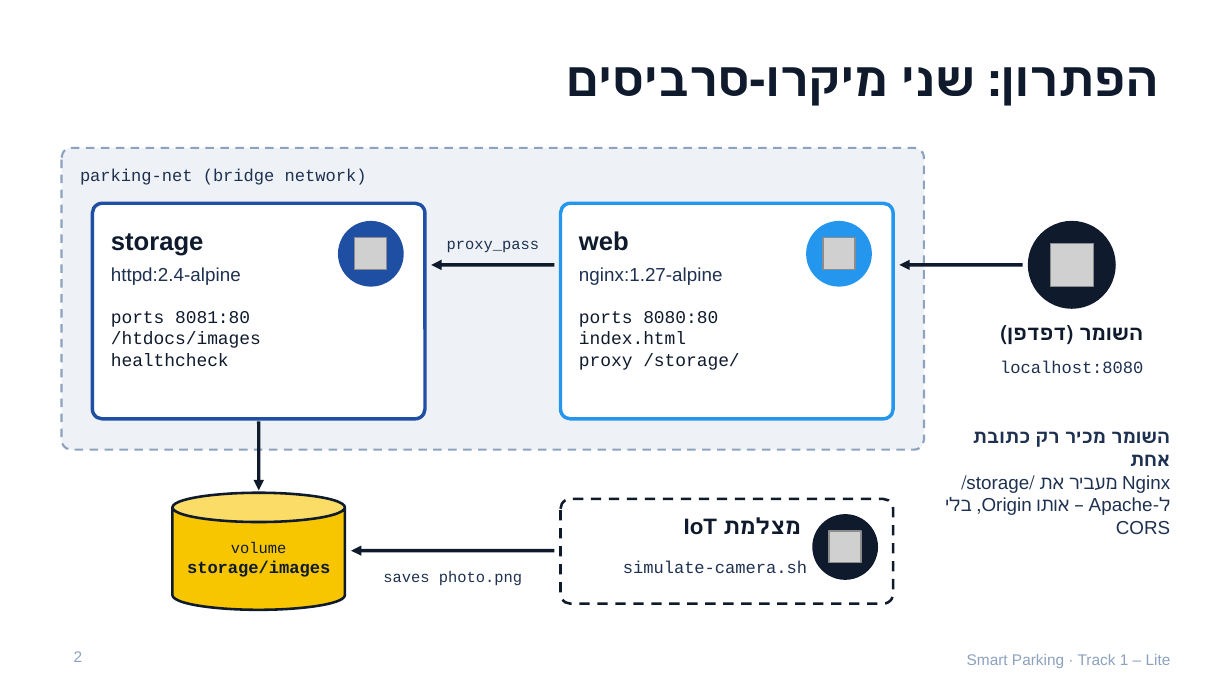
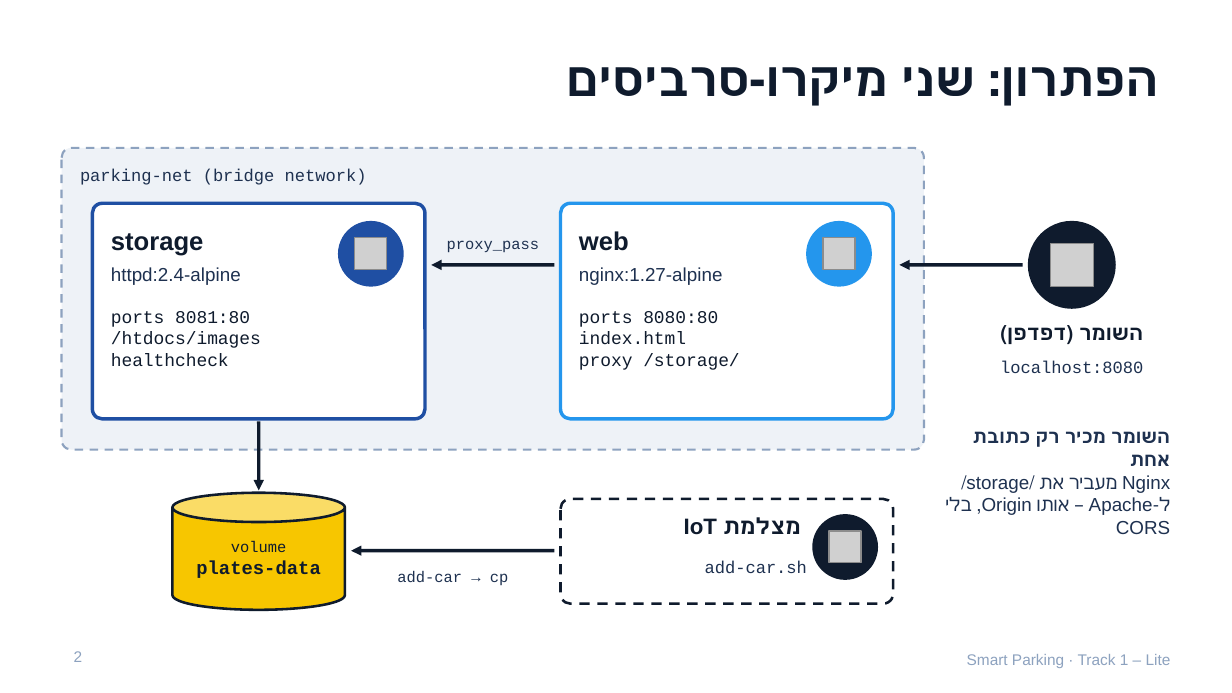
Before and after one commit to trigaloitay-ship-it/smart-parking-tracker, a slide deck: slide 2 of docs/Smart-Parking-Presentation.pptx. Drawn at 1232x693 pixels with LibreOffice and Linux fonts; fonts in the diff are those of the drawing; grey boxes stand for pictures. Boxes give left, top, right and bottom in pixels: in the first picture for what was removed or moved away, otherwise in the second. Text is boxed around its words. In the diff, an @@ line names an element or a change of style, - is before the commit and + after.

```diff
--- a/docs/Smart-Parking-Presentation.pptx
+++ b/docs/Smart-Parking-Presentation.pptx
@@ text at [196, 561, 320, 578]: text changed; size 10 to 11 pt @@
-storage/images
+plates-data
@@ text at [705, 560, 807, 574]: text changed @@
-simulate-camera.sh
+add-car.sh
@@ text at [397, 570, 508, 585]: text changed @@
-saves photo.png
+add-car → cp
```
Also in this commit, not shown: 3 other slides changed, 14 other files.
